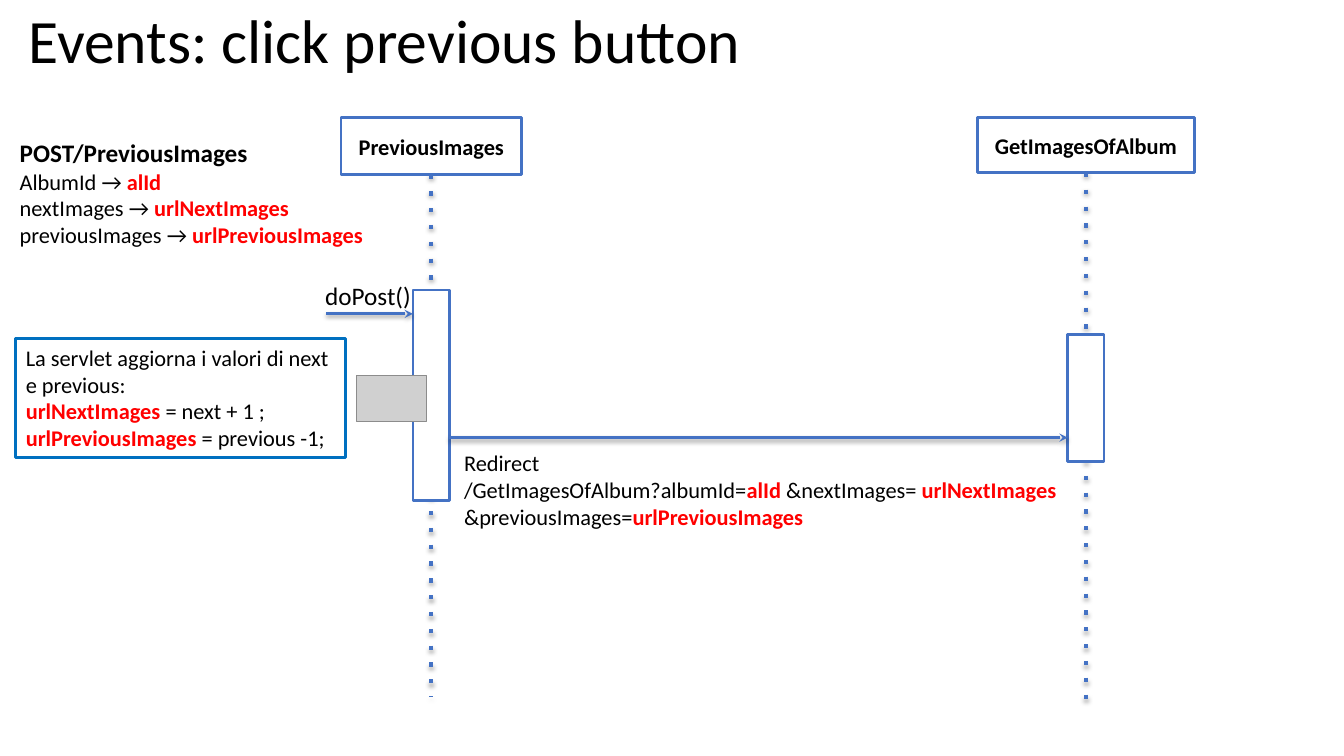
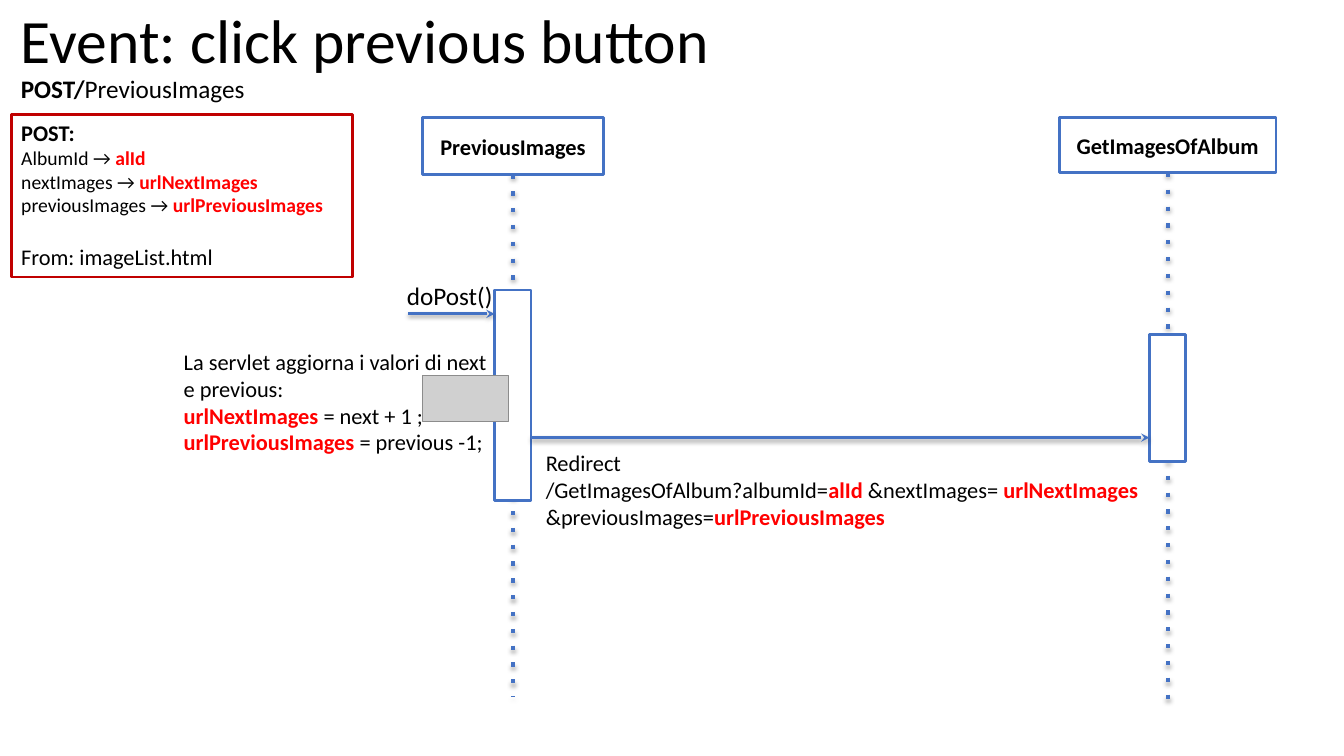
Before and after one commit to Giulsmoon/TecnologiePerIlWeb_Project1, a slide deck: slide 23 of Presentazioni Powerpoint/Progetto1_versione_PURE_HTML.pptx (slide 17 before the commit). Drawn at 1344x756 pixels with LibreOffice and Linux fonts; fonts in the diff are those of the drawing; grey boxes stand for pictures. Boxes give left, top, right and bottom in pixels: in the first picture for what was removed or moved away, otherwise in the second. Text is boxed around its words. In the diff, an @@ line names an element or a change of style, - is before the commit and + after.

```diff
--- a/Presentazioni Powerpoint/Progetto1_versione_PURE_HTML.pptx
+++ b/Presentazioni Powerpoint/Progetto1_versione_PURE_HTML.pptx
@@ title at (21,20,708,73): text changed @@
-Events: click previous button
+Event: click previous button
@@ text added at (21,80,245,103), 18 pt, text #000000 @@
+POST/PreviousImages
@@ rectangle "POST:": place and size @@
-rectangle "POST:" at (20,144,363,247)
+rectangle "POST:" at (11,114,353,277)
@@ rectangle "POST:" at (11,114,353,277): outline none to #C00000 2 pt @@
@@ text in rectangle at (21,126,75,141): text changed; size 18 to 16 pt @@
-POST/PreviousImages
+POST:
@@ text in rectangle at (21,151,323,216): size 16 to 14 pt in "AlbumId → alId", "nextImages → urlNextImages", "previousImages → urlPreviousImages" @@
@@ text in rectangle at (21,249,212,269): paragraph added @@
+From: imageList.html
@@ 4 rectangles, 2 texts, 2 lines, 2 arrows: place and size @@
-4 rectangles, 2 texts, 2 lines, 2 arrows at (325,118,1195,703)
+4 rectangles, 2 texts, 2 lines, 2 arrows at (407,118,1276,703)
@@ text "La servlet aggiorna i valori ...": place and size @@
-text "La servlet aggiorna i valori ..." at (16,339,346,458)
+text "La servlet aggiorna i valori ..." at (184,354,487,454)
@@ text "La servlet aggiorna i valori ..." at (184,354,487,454): outline #0070C0 2 pt to none @@
@@ picture: place and size @@
-picture at (356,375,426,421)
+picture at (422,375,508,421)
```
Also in this commit, not shown: 17 other slides changed, 2 slides added, 27 other files.
